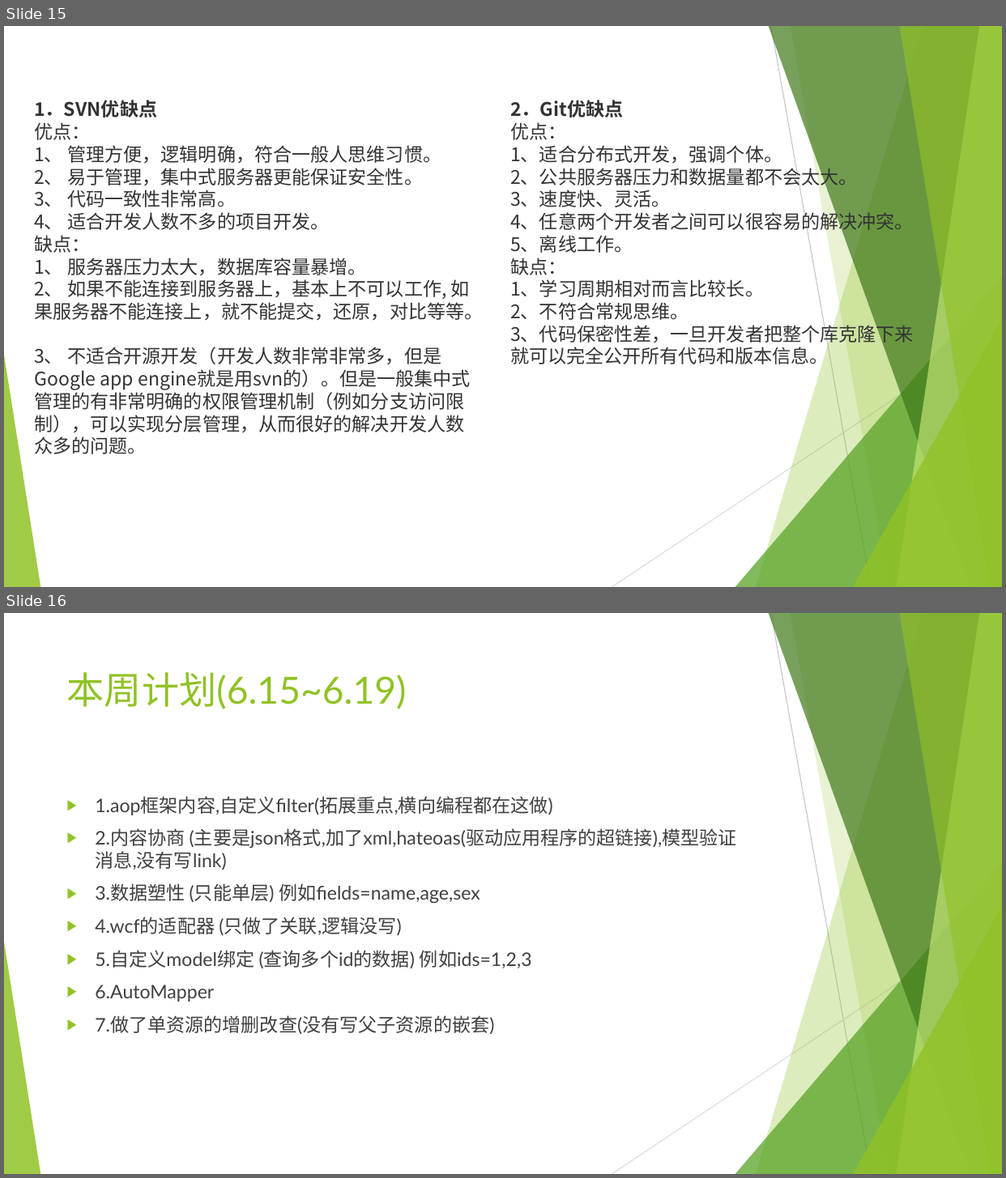
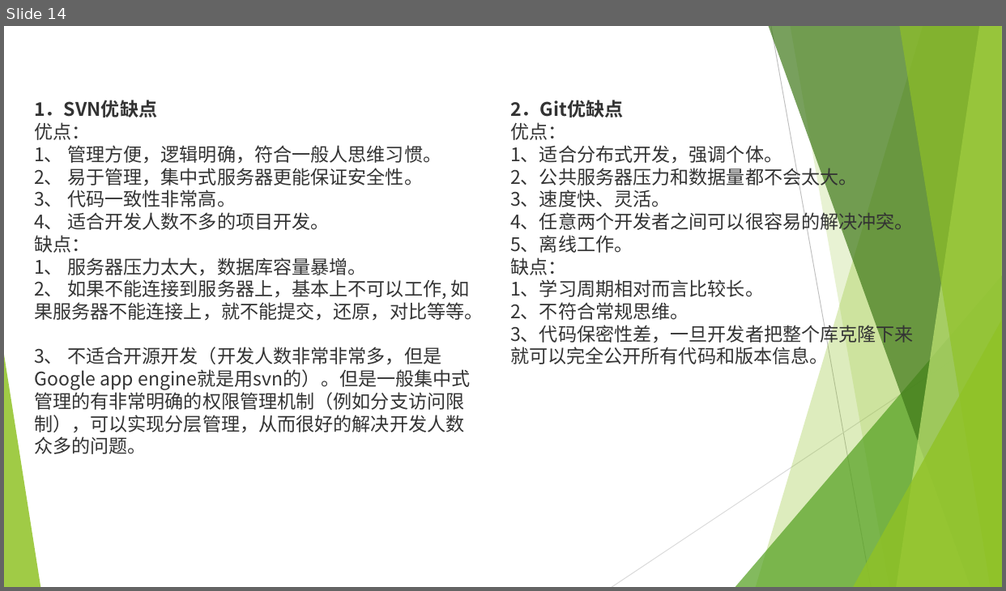
Before and after one commit to sun198986/Station, a slide deck: 后端设计.pptx. Shown one above the other, each under a label of ours: slides 15 and 16 before the commit, slide 14 after it. The pictures are 1006x1178 and 1006x591 pixels, drawn with LibreOffice and Linux fonts; fonts in the diff are those of the drawing. Boxes give left, top, right and bottom in pixels: in the first picture for what was removed or moved away, otherwise in the second. Text is boxed around its words. In the diff, an @@ line names an element or a change of style, - is before the commit and + after.

```diff
--- a/后端设计.pptx
+++ b/后端设计.pptx
@@ slide 16 removed at <box>4,613,1002,1174</box>, background #FFFFFF; not listed: 10 template elements that a slide beside it also shows @@
@@ title removed at <box>67,672,407,709</box> @@
-本周计划(6.15~6.19)
@@ text removed at <box>95,796,737,1034</box> @@
-▶ 1.aop框架内容,自定义filter(拓展重点,横向编程都在这做)
-▶ 2.内容协商 (主要是json格式,加了xml,hateoas(驱动应用程序的超链接),模型验证消息,没有写link)
-▶ 3.数据塑性 (只能单层) 例如fields=name,age,sex
-▶ 4.wcf的适配器 (只做了关联,逻辑没写)
-▶ 5.自定义model绑定 (查询多个id的数据) 例如ids=1,2,3
-▶ 6.AutoMapper
-▶ 7.做了单资源的增删改查(没有写父子资源的嵌套)
@@ what was slide 15 is now slide 14 @@
```
Also in this commit, not shown: 1 slide changed, 5 other slides removed, 10 other files.
